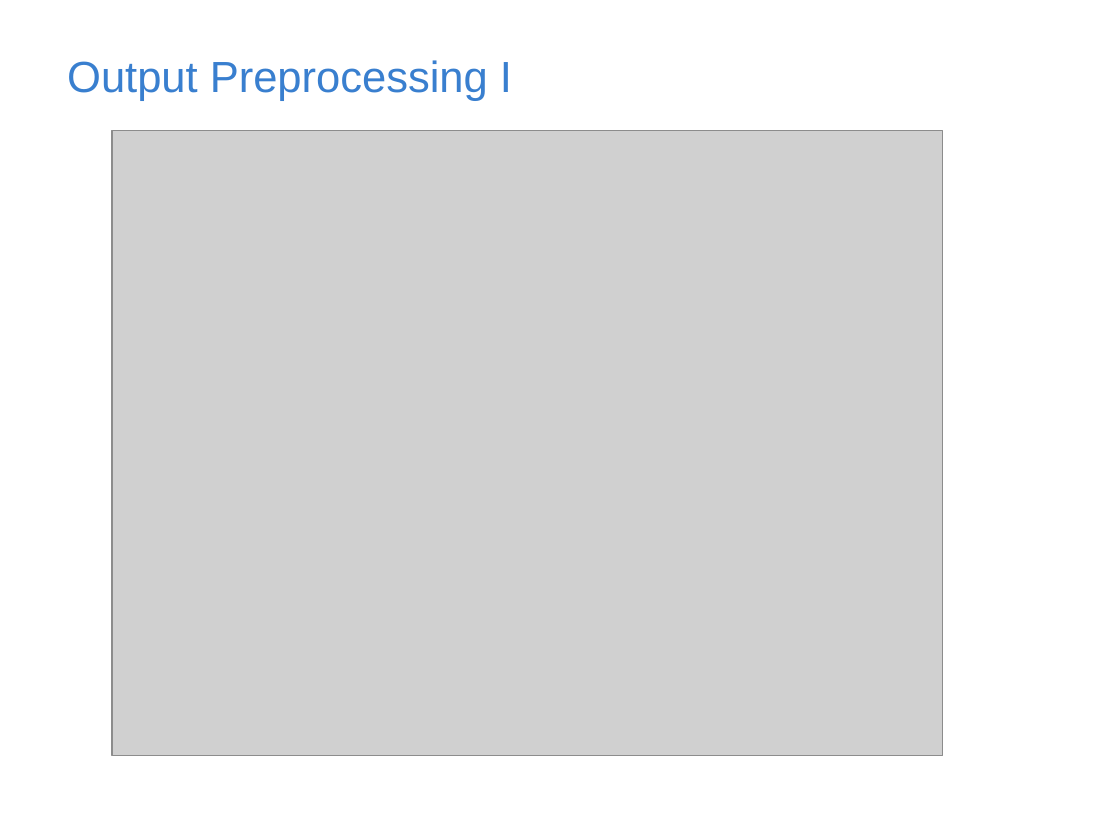
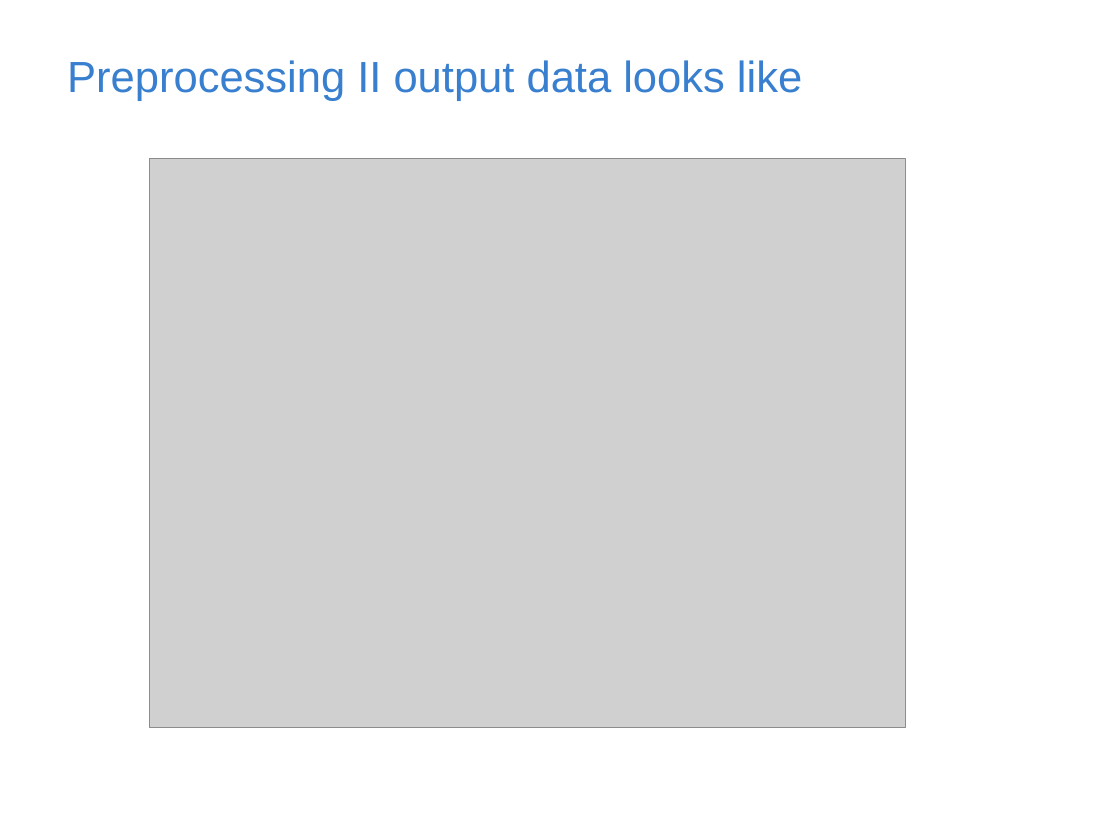
Before and after one commit to rischanlab/MyThesis, a slide deck: slide 14 of Thesis-presentation.pptx (slide 12 before the commit). Drawn at 1120x840 pixels with LibreOffice and Linux fonts; fonts in the diff are those of the drawing; grey boxes stand for pictures; background and template pictures are left out. Boxes give left, top, right and bottom in pixels: in the first picture for what was removed or moved away, otherwise in the second. Text is boxed around its words. In the diff, an @@ line names an element or a change of style, - is before the commit and + after.

```diff
--- a/Thesis-presentation.pptx
+++ b/Thesis-presentation.pptx
@@ title at bbox=[67, 60, 802, 101]: text changed @@
-Output Preprocessing I
+Preprocessing II output data looks like
@@ picture: place and size @@
-picture at bbox=[112, 131, 943, 756]
+picture at bbox=[149, 159, 905, 728]
```
Also in this commit, not shown: 12 other slides changed, 6 slides added, 5 slides removed.
